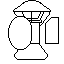
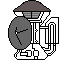
Layers edited between the first and the second 64×64 image:
added layer "Pasted Layer" above "New Layer#1" over [14, 1, 50, 11]
added layer "New Layer#1" above "New Layer" over [9, 12, 40, 49]
painted on "New Layer" over [15, 19, 56, 59]
